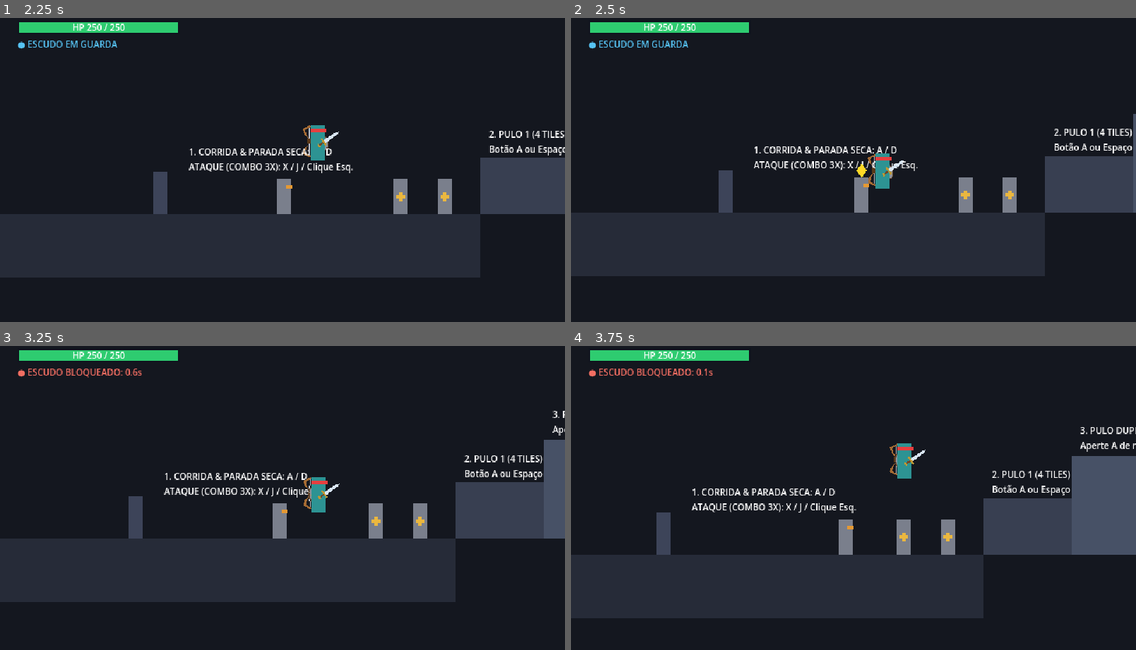
Above: before the commit, frames 1-4 (two rows, left to right).
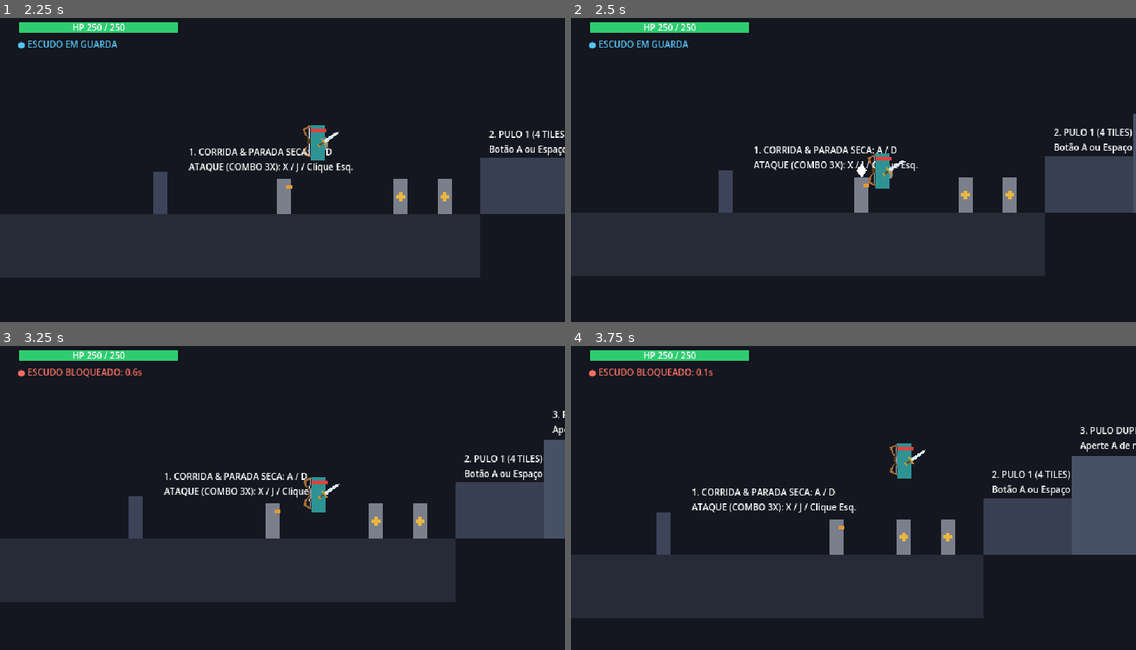
Above: after the commit, the same moments.

Repository: Theadrill/Godot-Roguelike-Prototype
Game: Godot game, scene res://src/world/movement_gym.tscn
Two runs of this game, one before a commit and one after it. Both use one fixed random seed, a clock stepped at 60 frames per second and the inputs below.
Inputs (mouse positions are in pixels of both pictures, inside the frame that each line leads up to):
- Up to frame 1 (2.25 s): tap A (move_left) at 0.5, 1.25, 2 s; move the mouse to (406, 148) at 0.52 s; hold D (move_right) 0.53-2.03 s; tap Space (jump) at 0.6, 0.77, 1.07, 1.52, 1.55, 1.82 s; click (406, 148) at 0.67 s; move the mouse to (169, 179) at 1.27 s; click (169, 179) at 1.35 s; move the mouse to (339, 94) at 2.02 s; hold A (move_left) from 2.03 s (still down); hold Right mouse button (defend) from 2.03 s (still down)
- Up to frame 2 (2.5 s): keep holding A (move_left); keep holding Right mouse button (defend); tap Space (jump) at 2.3 s
- Up to frame 3 (3.25 s): move the mouse to (254, 555) at 2.77 s; release A (move_left) at 2.78 s; release Right mouse button (defend) at 2.78 s; hold D (move_right) from 2.78 s (still down); tap Keypad 2 (look_down) at 2.85 s; click (254, 555) at 2.92 s; tap Space (jump) at 3.02, 3.05 s
- Up to frame 4 (3.75 s): keep holding D (move_right); tap Space (jump) at 3.32 s; tap A (move_left) at 3.5 s; move the mouse to (1023, 537) at 3.52 s; tap Keypad 4 (look_left) at 3.6 s

Frame 1 is identical in both runs. In frame 2, less than 0.1% of the frame differs, in the area x 50-53%, y 48-53%; in frame 3, 0.3%; in frame 4, 0.4%, in the area x 45-50%, y 57-69%.

Commit message:
feat(combat): implement full 3-signal telegraph cycle (White, Yellow, Red) for all attack directions

Diff:
--- a/src/entities/enemies/soldier/soldier.gd
+++ b/src/entities/enemies/soldier/soldier.gd
@@ -40,6 +40,7 @@
 @onready var visual: Node2D = $Visual
 @onready var body_polygon: Polygon2D = $Visual/Body
 @onready var telegraph_mark: Node2D = $Visual/TelegraphMark
+@onready var white_mark: Polygon2D = $Visual/TelegraphMark/WhiteMark
 @onready var yellow_mark: Polygon2D = $Visual/TelegraphMark/YellowMark
 @onready var red_mark: Polygon2D = $Visual/TelegraphMark/RedMark
 @onready var slash_arc: Polygon2D = $Visual/SlashArc
@@ -180,9 +181,21 @@
 	state_machine.transition_to("hurt")
 
 ## Telegraph visual helpers
+func show_white_telegraph() -> void:
+	if telegraph_mark:
+		telegraph_mark.visible = true
+	if white_mark:
+		white_mark.visible = true
+	if yellow_mark:
+		yellow_mark.visible = false
+	if red_mark:
+		red_mark.visible = false
+
 func show_yellow_telegraph() -> void:
 	if telegraph_mark:
 		telegraph_mark.visible = true
+	if white_mark:
+		white_mark.visible = false
 	if yellow_mark:
 		yellow_mark.visible = true
 	if red_mark:
@@ -191,6 +204,8 @@
 func show_red_telegraph() -> void:
 	if telegraph_mark:
 		telegraph_mark.visible = true
+	if white_mark:
+		white_mark.visible = false
 	if yellow_mark:
 		yellow_mark.visible = false
 	if red_mark:
@@ -199,10 +214,20 @@
 func hide_telegraph() -> void:
 	if telegraph_mark:
 		telegraph_mark.visible = false
+	if white_mark:
+		white_mark.visible = false
 	if yellow_mark:
 		yellow_mark.visible = false
 	if red_mark:
 		red_mark.visible = false
+
+func set_slash_color(col: Color) -> void:
+	if slash_arc:
+		slash_arc.color = col
+	if slash_arc_up:
+		slash_arc_up.color = col
+	if slash_arc_down:
+		slash_arc_down.color = col
 
 func set_slash_active(active: bool) -> void:
 	if slash_arc:
--- a/src/entities/enemies/soldier/soldier.tscn
+++ b/src/entities/enemies/soldier/soldier.tscn
@@ -63,6 +63,11 @@
 
 [node name="TelegraphMark" type="Node2D" parent="Visual"]
 position = Vector2(0, -48)
+
+[node name="WhiteMark" type="Polygon2D" parent="Visual/TelegraphMark"]
+visible = false
+color = Color(1, 1, 1, 1)
+polygon = PackedVector2Array(0, -8, 6, 0, 0, 8, -6, 0)
 
 [node name="YellowMark" type="Polygon2D" parent="Visual/TelegraphMark"]
 visible = false
--- a/src/entities/enemies/soldier/states/attack_state.gd
+++ b/src/entities/enemies/soldier/states/attack_state.gd
@@ -17,54 +17,47 @@
 var is_downward: bool = false
 
 # Predictable cycle to allow the player to test and learn all 3 signals:
-# Normal -> Normal -> Yellow -> Red -> Repeat
+# 3-Signal Alternating Cycle:
+# Normal (White) -> Yellow (Heavy) -> Red (Perilous) -> Repeat
 static var cycle_index: int = 0
 
 func enter() -> void:
 	soldier = character as Soldier
 	soldier.velocity.x = 0.0
 
-	if is_upward:
-		attack_type = AttackType.UPWARD
-		soldier.is_hyper_armored = true
-		soldier.show_yellow_telegraph()
-		phase_timer = 0.26 # Snappy anti-air telegraph
-	elif is_downward:
-		attack_type = AttackType.DOWNWARD
-		soldier.is_hyper_armored = true
-		soldier.show_yellow_telegraph()
-		phase_timer = 0.26 # Snappy downward strike telegraph
-	else:
-		# Pick attack type from cycle
-		match cycle_index % 4:
-			0, 1:
-				attack_type = AttackType.NORMAL
-			2:
-				attack_type = AttackType.YELLOW
-			3:
-				attack_type = AttackType.RED
-		cycle_index += 1
+	# Pick attack type from 3-signal cycle (applies to ALL attack directions: Horizontal, Upward, Downward)
+	match cycle_index % 3:
+		0:
+			attack_type = AttackType.NORMAL
+		1:
+			attack_type = AttackType.YELLOW
+		2:
+			attack_type = AttackType.RED
+	cycle_index += 1
 
-		# Turn to face player at start of attack (respect deadzone)
-		if soldier.target_player and is_instance_valid(soldier.target_player):
-			var dx := soldier.target_player.global_position.x - soldier.global_position.x
-			if absf(dx) >= 12.0:
-				soldier.update_facing(signf(dx))
+	# Turn to face player at start of attack (respect deadzone)
+	if soldier.target_player and is_instance_valid(soldier.target_player):
+		var dx := soldier.target_player.global_position.x - soldier.global_position.x
+		if absf(dx) >= 12.0:
+			soldier.update_facing(signf(dx))
 
-		# Configure Hyper-Armor and Visual Telegraph
-		match attack_type:
-			AttackType.NORMAL:
-				soldier.is_hyper_armored = false
-				soldier.hide_telegraph()
-				phase_timer = soldier.telegraph_duration * 0.9 # ~0.4s
-			AttackType.YELLOW:
-				soldier.is_hyper_armored = true
-				soldier.show_yellow_telegraph()
-				phase_timer = soldier.telegraph_duration * 1.1 # ~0.5s
-			AttackType.RED:
-				soldier.is_hyper_armored = true
-				soldier.show_red_telegraph()
-				phase_timer = soldier.telegraph_duration * 1.25 # ~0.56s
+	# Configure Hyper-Armor, Visual Telegraph Mark, and Slash Arc Color
+	match attack_type:
+		AttackType.NORMAL:
+			soldier.is_hyper_armored = false
+			soldier.show_white_telegraph()
+			soldier.set_slash_color(Color(1.0, 1.0, 1.0, 0.9))
+			phase_timer = soldier.telegraph_duration * 0.85 # ~0.38s
+		AttackType.YELLOW:
+			soldier.is_hyper_armored = true
+			soldier.show_yellow_telegraph()
+			soldier.set_slash_color(Color(1.0, 0.85, 0.15, 0.95))
+			phase_timer = soldier.telegraph_duration * 1.05 # ~0.47s
+		AttackType.RED:
+			soldier.is_hyper_armored = true
+			soldier.show_red_telegraph()
+			soldier.set_slash_color(Color(1.0, 0.2, 0.2, 0.95))
+			phase_timer = soldier.telegraph_duration * 1.25 # ~0.56s
 
 	attack_phase = 0 # Windup
 	soldier.set_slash_active(false)
@@ -114,50 +107,54 @@
 			attack_phase = 1
 			soldier.hide_telegraph()
 
-			if attack_type == AttackType.UPWARD:
+			# Determine damage, knockback, and category from 3-signal attack_type
+			var damage: float = soldier.normal_damage
+			var knockback: float = 140.0
+			var rumble_strong: float = 0.6
+			var category: Hitbox.AttackCategory = Hitbox.AttackCategory.NORMAL
+
+			match attack_type:
+				AttackType.YELLOW:
+					category = Hitbox.AttackCategory.HEAVY
+					damage = soldier.heavy_damage
+					knockback = 220.0
+					rumble_strong = 0.8
+				AttackType.RED:
+					category = Hitbox.AttackCategory.PERILOUS
+					damage = soldier.perilous_damage
+					knockback = 320.0
+					rumble_strong = 1.0
+				_:
+					category = Hitbox.AttackCategory.NORMAL
+					damage = soldier.normal_damage
+					knockback = 140.0
+					rumble_strong = 0.6
+
+			if is_upward:
 				phase_timer = 0.16
 				soldier.set_slash_up_active(true)
 				if soldier.hitbox_up:
-					soldier.hitbox_up.attack_category = Hitbox.AttackCategory.HEAVY
-					soldier.hitbox_up.damage = soldier.normal_damage
-					soldier.hitbox_up.knockback_force = 240.0
-					soldier.hitbox_up.rumble_strong = 0.7
+					soldier.hitbox_up.attack_category = category
+					soldier.hitbox_up.damage = damage
+					soldier.hitbox_up.knockback_force = knockback
+					soldier.hitbox_up.rumble_strong = rumble_strong
 					# Knock player upward and slightly in facing direction
 					soldier.hitbox_up.knockback_direction = Vector2(float(soldier.facing_direction) * 0.35, -1.0).normalized()
 					soldier.hitbox_up.set_active(true)
-			elif attack_type == AttackType.DOWNWARD:
+			elif is_downward:
 				phase_timer = 0.16
 				soldier.set_slash_down_active(true)
 				if soldier.hitbox_down:
-					soldier.hitbox_down.attack_category = Hitbox.AttackCategory.HEAVY
-					soldier.hitbox_down.damage = soldier.normal_damage
-					soldier.hitbox_down.knockback_force = 240.0
-					soldier.hitbox_down.rumble_strong = 0.7
+					soldier.hitbox_down.attack_category = category
+					soldier.hitbox_down.damage = damage
+					soldier.hitbox_down.knockback_force = knockback
+					soldier.hitbox_down.rumble_strong = rumble_strong
 					# Knock player downward / low away
 					soldier.hitbox_down.knockback_direction = Vector2(float(soldier.facing_direction) * 0.35, 1.0).normalized()
 					soldier.hitbox_down.set_active(true)
 			else:
 				phase_timer = 0.14
 				soldier.set_slash_active(true)
-
-				# Configure Hitbox stats based on attack type
-				var damage: float = soldier.normal_damage
-				var knockback: float = 140.0
-				var rumble_strong: float = 0.6
-				var category: Hitbox.AttackCategory = Hitbox.AttackCategory.NORMAL
-
-				match attack_type:
-					AttackType.YELLOW:
-						category = Hitbox.AttackCategory.HEAVY
-						damage = soldier.heavy_damage
-						knockback = 220.0
-						rumble_strong = 0.8
-					AttackType.RED:
-						category = Hitbox.AttackCategory.PERILOUS
-						damage = soldier.perilous_damage
-						knockback = 320.0
-						rumble_strong = 1.0
-
 				if soldier.hitbox:
 					soldier.hitbox.attack_category = category
 					soldier.hitbox.damage = damage
@@ -166,7 +163,7 @@
 					soldier.hitbox.knockback_direction = Vector2(float(soldier.facing_direction), -0.2).normalized()
 					soldier.hitbox.set_active(true)
 
-				# Slight forward step during attack
+				# Slight forward step during forward attack
 				soldier.velocity.x = float(soldier.facing_direction) * 40.0
 
 		1:
--- a/src/entities/enemies/soldier/states/chase_state.gd
+++ b/src/entities/enemies/soldier/states/chase_state.gd
@@ -59,7 +59,7 @@
 	else:
 		los_lost_timer = 0.0
 
-	# Check Anti-Air Attack (Player directly overhead / landing on head)
+	# 1. Check Anti-Air / Overhead Attack (Player on elevated platform or jumping overhead)
 	# dy is negative when player is above. Soldier height is 40px (-40 to 0).
 	if anti_air_cooldown_timer <= 0.0 and dist <= 24.0 and dy >= -58.0 and dy <= -16.0:
 		anti_air_cooldown_timer = 0.9
@@ -71,7 +71,7 @@
 		state_machine.transition_to("attack")
 		return
 
-	# Check Downward Attack (Player is below soldier, e.g. on lower platform)
+	# 2. Check Downward Attack (Player is below soldier, e.g. on lower platform)
 	# dy is positive when player is below.
 	if anti_air_cooldown_timer <= 0.0 and dist <= 24.0 and dy >= 16.0 and dy <= 58.0:
 		anti_air_cooldown_timer = 0.9
@@ -83,7 +83,7 @@
 		state_machine.transition_to("attack")
 		return
 
-	# Check Horizontal Attack Range
+	# 3. Check Horizontal Attack Range
 	if dist <= soldier.attack_range and absf(dy) < 32.0:
 		soldier.velocity.x = 0.0
 		var attack_state: SoldierAttackState = state_machine.get_node("Attack") as SoldierAttackState
